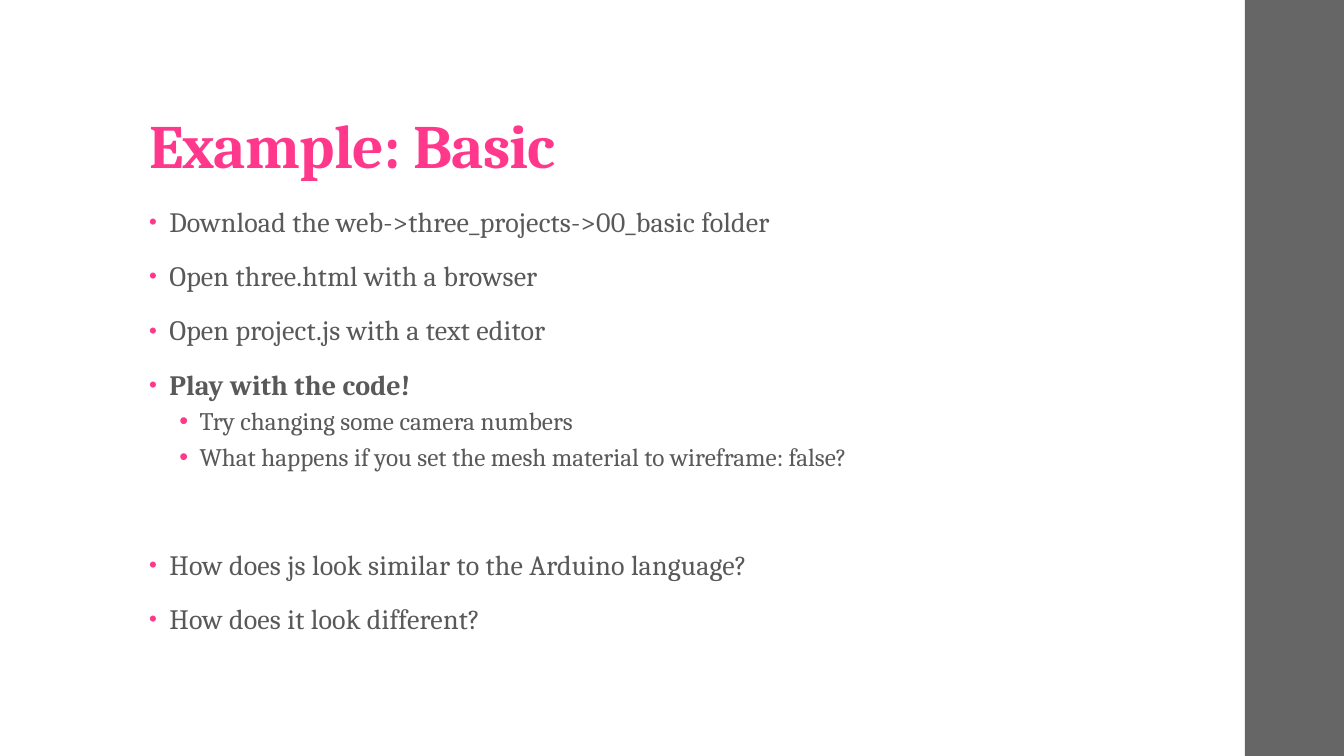
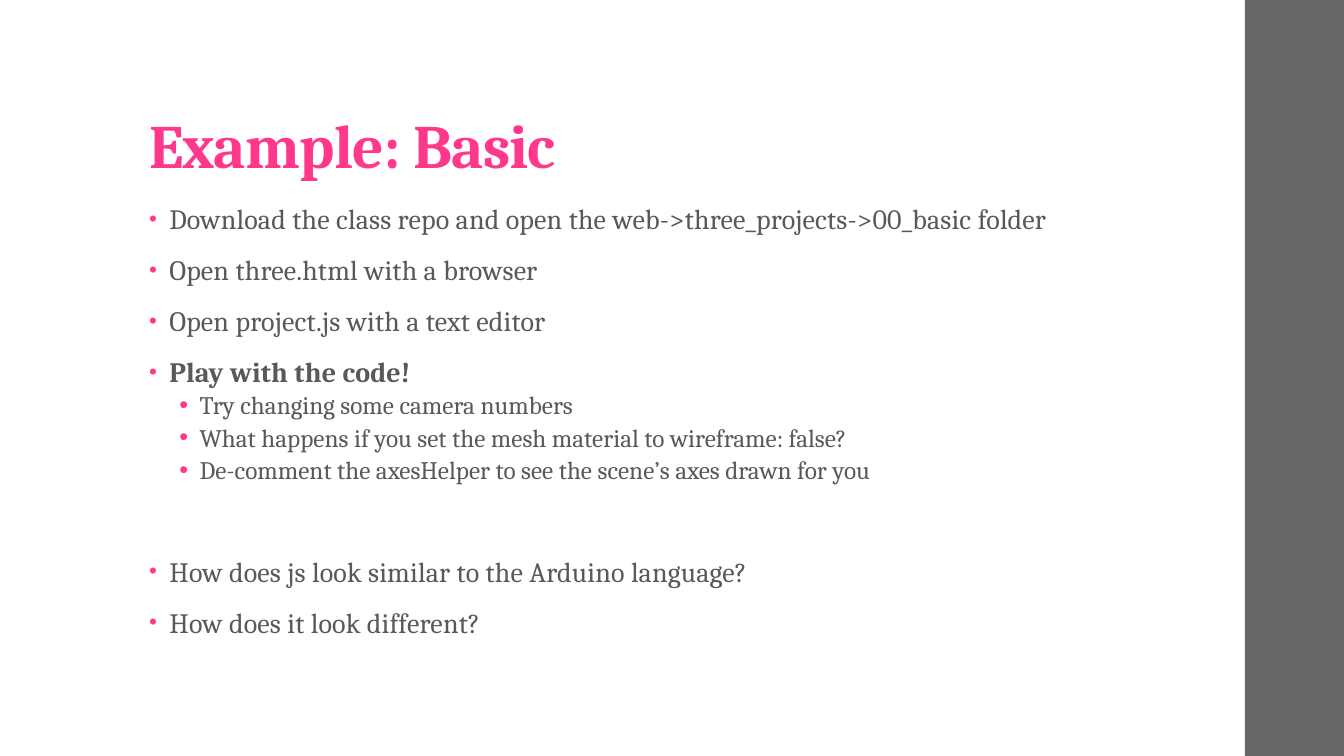
Before and after one commit to robotuw/uw-cse-da-startup, a slide deck: slide 6 of web/02_intro_to_threejs.pptx. Drawn at 1344x756 pixels with LibreOffice and Linux fonts; fonts in the diff are those of the drawing. Boxes give left, top, right and bottom in pixels: in the first picture for what was removed or moved away, otherwise in the second. Text is boxed around its words. In the diff, an @@ line names an element or a change of style, - is before the commit and + after.

```diff
--- a/web/02_intro_to_threejs.pptx
+++ b/web/02_intro_to_threejs.pptx
@@ text at (169, 209, 1046, 235): text changed @@
-• Download the web->three_projects->00_basic folder
+• Download the class repo and open the web->three_projects->00_basic folder
@@ text at (169, 260, 847, 634): line spacing 0.95 to 0.85; line spacing 0.9 to 0.8 @@
@@ text at (200, 461, 869, 485): paragraph added @@
+  • De-comment the axesHelper to see the scene’s axes drawn for you
```
Also in this commit, not shown: 3 other slides changed, 2 slides added, 3 other files.
